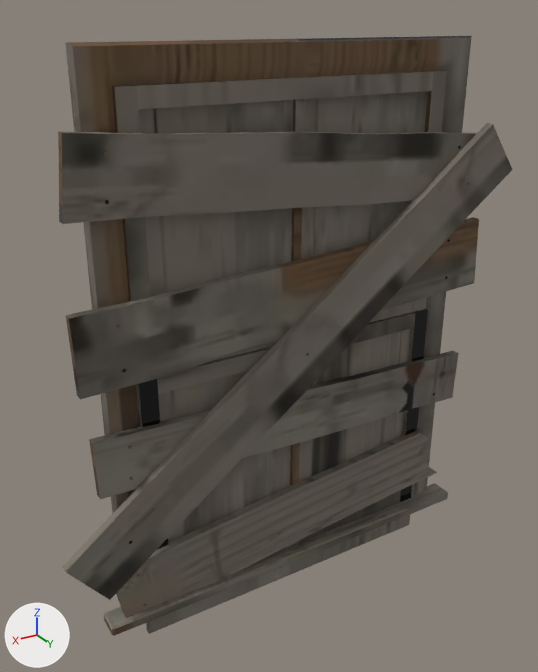
The glTF model public/models/dressing_boards.glb: old version first, new version second.
Before and after are seen from a 50 mm lens placed at (0.953, 1.474, 0.756), pointed at (0.061, -0.012, 0.013). The axes (+X, +Y, +Z) are drawn at lower left. The lights are the same throughout. The older version comes first. Vertices at exactly the same position are counted once.

In view in the first picture: 'dressing_boards'.
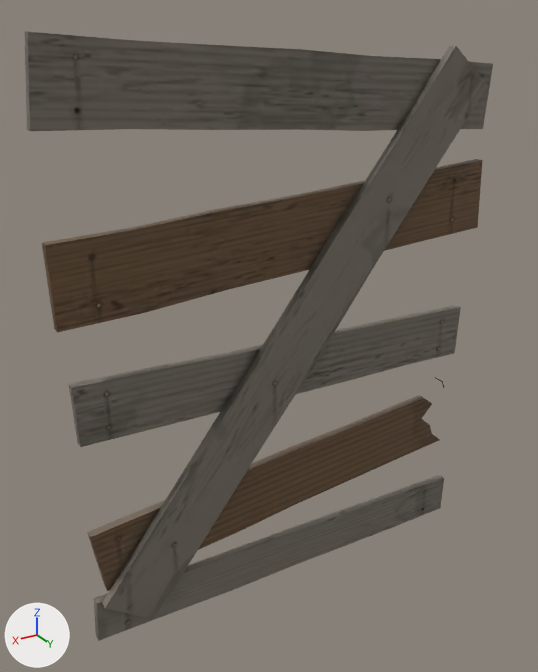
Diff of the bpy script that builds the scene:
```diff
--- a/public/models/dressing_boards.glb.py
+++ b/public/models/dressing_boards.glb.py
@@ me_dressing_boards_001 @@
 # used by ob_dressing_boards; location = (0.0, 0.0, 0.0)
-me_dressing_boards_001.from_pydata(...)  # 486 vertices, 820 faces; spans x -0.655..0.654, y 0.0..0.074, z -0.752..0.71
+me_dressing_boards_001.from_pydata(...)  # 398 vertices, 684 faces; spans x -0.6..0.6, y 0.0..0.046, z -0.73..0.73
+# me_dressing_boards_001 part 1: the loose piece of 52 vertices spanning x -0.51..0.51, y 0.0..0.032, z -0.71..0.71 is rebuilt with 28 vertices and now spans x -0.557..0.565, y 0.022..0.044, z -0.683..0.689
+# me_dressing_boards_001 part 2: the loose piece of 36 vertices spanning x -0.517..0.542, y 0.026..0.048, z -0.665..-0.388 is rebuilt with 36 vertices and now spans x -0.542..0.576, y 0.0..0.022, z -0.555..-0.29
+# me_dressing_boards_001 part 3: the loose piece of 24 vertices spanning x -0.56..0.56, y 0.0..0.065, z -0.664..-0.636 is rebuilt with 28 vertices and now spans x -0.577..0.585, y 0.0..0.022, z -0.73..-0.581
+# me_dressing_boards_001 part 4: the loose piece of 20 vertices spanning x -0.43..0.43, y 0.004..0.024, z 0.0..0.63 is rebuilt with 28 vertices and now spans x -0.6..0.599, y 0.0..0.022, z 0.151..0.398
+# me_dressing_boards_001 part 5: a new loose piece of 28 vertices spanning x -0.59..0.6, y 0.0..0.022, z 0.48..0.73, in mat_dressing_boards
+# me_dressing_boards_001 part 6: a new loose piece of 28 vertices spanning x -0.568..0.578, y 0.0..0.022, z -0.169..0.017, in mat_dressing_boards
+# me_dressing_boards_001 part 7: 11 loose pieces with 120 vertices, spanning x -0.478..0.477, y 0.0..0.073, z -0.752..0.585, are deleted
+# me_dressing_boards_001 part 8: 144 vertices removed from x -0.655..0.654, y 0.004..0.072, z -0.585..0.585; 12 vertices added at x -0.521..-0.514, y 0.0..0.038, z -0.268..-0.245
+# other edits to the shape of me_dressing_boards_001 do not show in these pictures
 me_dressing_boards_001.materials.append(mat_dressing_boards)
```

What differs and where, as boxes [x1, y1, x2, y2] in the pictures (538 x 672 px):
'dressing_boards', reshaped: before [58, 36, 512, 636]; after [25, 31, 493, 641]
part 1 of me_dressing_boards_001, rebuilt: before [65, 36, 472, 630]; after [102, 45, 488, 620]
part 2 of me_dressing_boards_001, rebuilt (10% wider): before [116, 431, 437, 618]; after [87, 395, 440, 591]
part 3 of me_dressing_boards_001, rebuilt (8% taller): before [104, 483, 448, 636]; after [94, 475, 444, 641]
part 4 of me_dressing_boards_001, rebuilt: before [112, 71, 447, 312]; after [42, 159, 482, 332]
part 5 of me_dressing_boards_001, added: after [25, 31, 493, 131]
part 6 of me_dressing_boards_001, added: after [69, 305, 461, 447]
part 7 of me_dressing_boards_001, deleted: before [105, 99, 461, 634]
part 8 of me_dressing_boards_001, cut back: before [58, 91, 512, 600]; after [435, 377, 444, 388]
